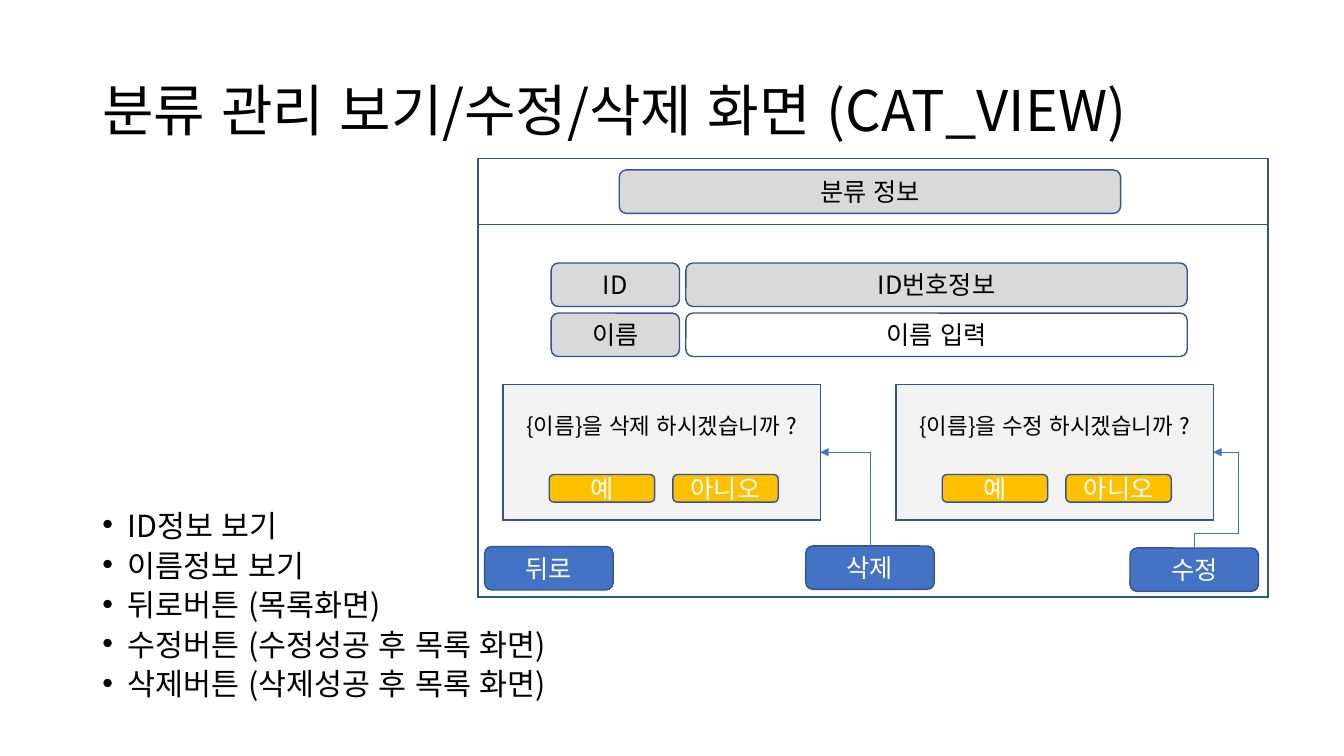
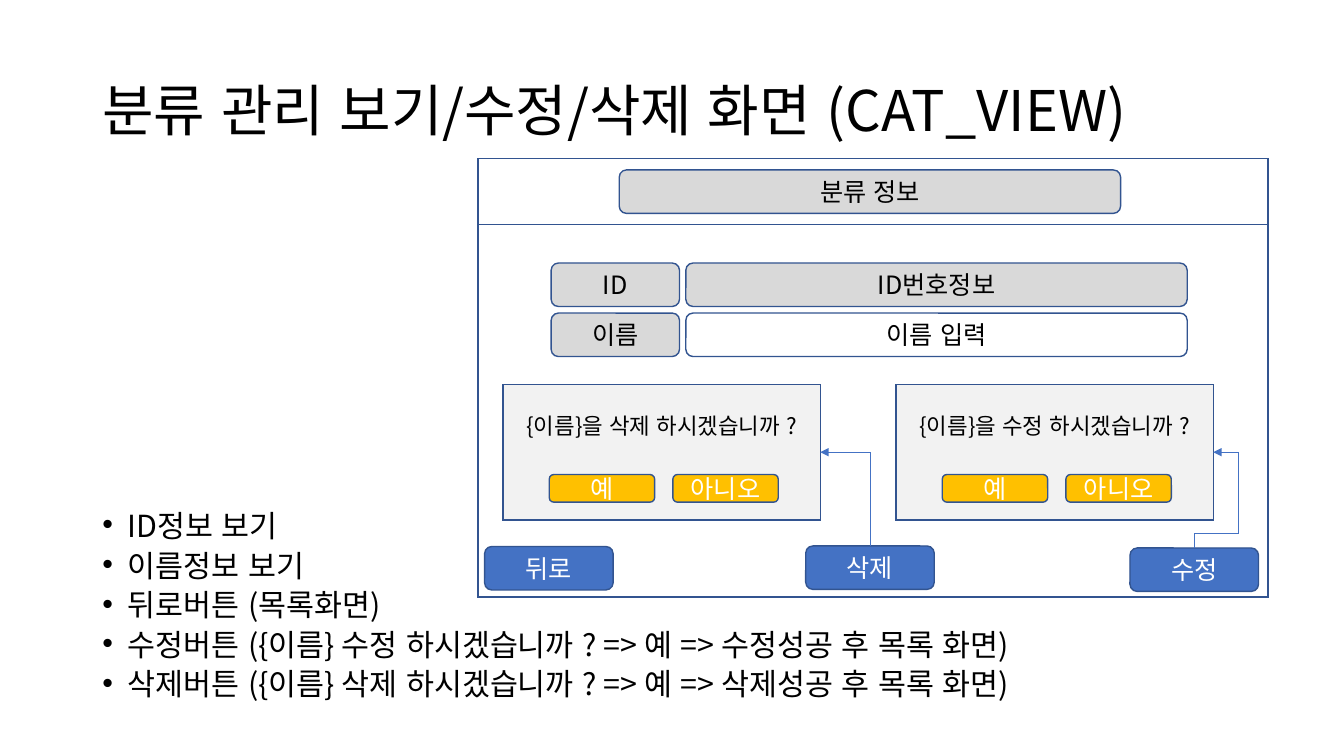
Before and after one commit to SamGiKim/sangbong3, a slide deck: slide 4 of Car_UML/분류_관리_화면.pptx. Drawn at 1344x756 pixels with LibreOffice and Linux fonts; fonts in the diff are those of the drawing. Boxes give left, top, right and bottom in pixels: in the first picture for what was removed or moved away, otherwise in the second. Text is boxed around its words. In the diff, an @@ line names an element or a change of style, - is before the commit and + after.

Commit message:
분류관리화면 수정
분류관리화면 수정

```diff
--- a/Car_UML/분류_관리_화면.pptx
+++ b/Car_UML/분류_관리_화면.pptx
@@ text at bbox=[128, 630, 1009, 701]: text changed @@
-• 수정버튼 (수정성공 후 목록 화면)
-• 삭제버튼 (삭제성공 후 목록 화면)
+• 수정버튼 ({이름} 수정 하시겠습니까 ? => 예 => 수정성공 후 목록 화면)
+• 삭제버튼 ({이름} 삭제 하시겠습니까 ? => 예 => 삭제성공 후 목록 화면)
```
Also in this commit, not shown: 2 other slides changed, 1 other file.
